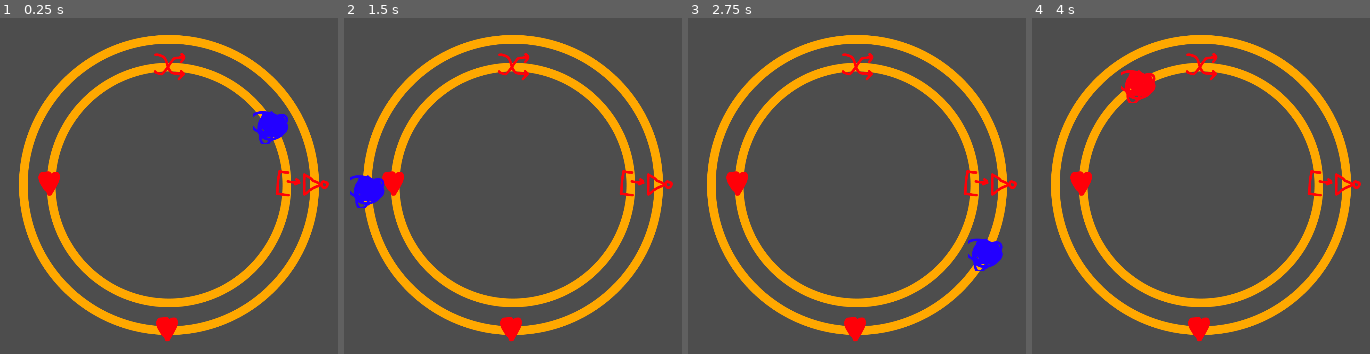
Above: before the commit, frames 1-4 (left to right).
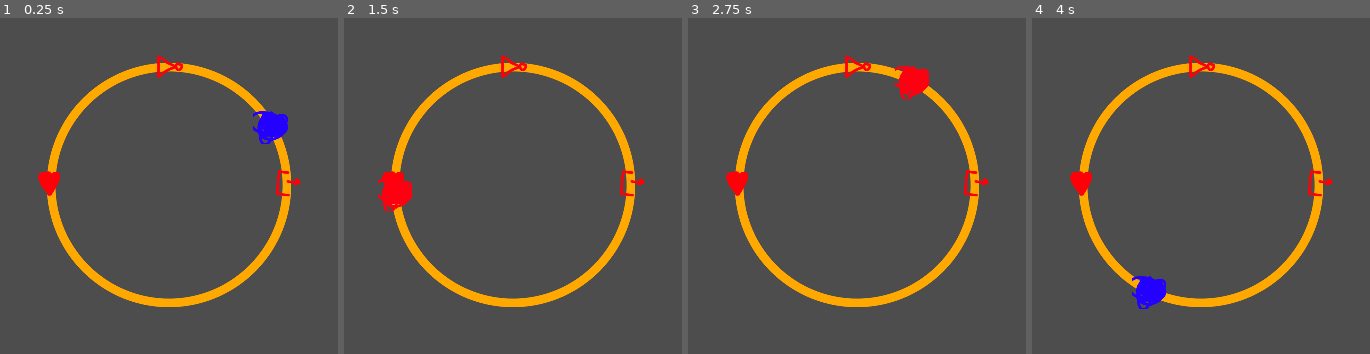
Above: after the commit, the same moments.

Repository: triangle-int/logi-charm
Game: Godot game, scene res://scenes/game.tscn
Same seed, same stepped clock (60 frames per second), same inputs: the game is played once before the commit and once after it.
Inputs (mouse positions are in pixels of both pictures, inside the frame that each line leads up to):
- Up to frame 1 (0.25 s): no input
- Up to frame 2 (1.5 s): move the mouse to (outside the picture) at 0.52 s; move the mouse to (354, 206) at 1.27 s
- Up to frame 3 (2.75 s): move the mouse to (938, 85) at 2.02 s
- Up to frame 4 (4 s): move the mouse to (1160, 273) at 2.77 s; move the mouse to (outside the picture) at 3.52 s

The runs differ from the first frame. In frame 1, 8.0% of the frame differs, in the area x 5-98%, y 5-97%; in frame 2, 9.0%; in frame 3, 9.2%; in frame 4, 9.4%.

Commit message:
"And" level

Diff:
--- a/scenes/game.tscn
+++ b/scenes/game.tscn
@@ -5,7 +5,7 @@
 [ext_resource type="PackedScene" uid="uid://b60ca387m477t" path="res://scenes/pointer.tscn" id="1_vpf3b"]
 [ext_resource type="Texture2D" uid="uid://c0248cft72o8a" path="res://sprites/rings/ring_2.png" id="2_68dsl"]
 [ext_resource type="Texture2D" uid="uid://dvr68x74iehxd" path="res://sprites/rings/ring_3.png" id="3_b6fgw"]
-[ext_resource type="PackedScene" uid="uid://c67v7icd6c5bf" path="res://scenes/levels/level_4.tscn" id="6_n82jx"]
+[ext_resource type="PackedScene" uid="uid://dg4tgewsq1sgl" path="res://scenes/levels/level_1.tscn" id="6_c5xlk"]
 
 [node name="Game" type="Node2D"]
 
@@ -22,6 +22,7 @@
 texture = ExtResource("3_b6fgw")
 
 [node name="Ring2" type="Sprite2D" parent="Center/Rings"]
+visible = false
 scale = Vector2(0.5, 0.5)
 texture = ExtResource("2_68dsl")
 
@@ -32,4 +33,4 @@
 
 [node name="Pointer" parent="Center" instance=ExtResource("1_vpf3b")]
 
-[node name="Level" parent="Center" instance=ExtResource("6_n82jx")]
+[node name="Level" parent="Center" instance=ExtResource("6_c5xlk")]
--- /dev/null
+++ b/scenes/levels/level_5.tscn
@@ -0,0 +1,35 @@
+[gd_scene load_steps=7 format=3 uid="uid://bh4b8f62lmwkd"]
+
+[ext_resource type="Script" path="res://scripts/level.gd" id="1_nqsay"]
+[ext_resource type="PackedScene" uid="uid://pumfprhltbaf" path="res://scenes/components/init_component.tscn" id="2_q8jex"]
+[ext_resource type="PackedScene" uid="uid://e33vqmafam83" path="res://scenes/components/swap_component.tscn" id="3_bsf21"]
+[ext_resource type="PackedScene" uid="uid://blp38uqok1hw2" path="res://scenes/components/and_component.tscn" id="3_yjn1v"]
+[ext_resource type="PackedScene" uid="uid://dtmhm8xn55o03" path="res://scenes/components/end_component.tscn" id="4_pw25l"]
+[ext_resource type="PackedScene" uid="uid://xjea3vckpfat" path="res://scenes/components/not_component.tscn" id="5_a1tyy"]
+
+[node name="Level" type="Node"]
+script = ExtResource("1_nqsay")
+
+[node name="InitComponent" parent="." instance=ExtResource("2_q8jex")]
+position = Vector2(169.75, 0)
+start_high = true
+
+[node name="NotComponent" parent="." instance=ExtResource("5_a1tyy")]
+position = Vector2(106, 88)
+attached_to = 1
+
+[node name="AndComponent" parent="." instance=ExtResource("3_yjn1v")]
+position = Vector2(106, 88)
+angle = 1.571
+width = 2
+
+[node name="SwapComponent" parent="." instance=ExtResource("3_bsf21")]
+position = Vector2(87, 114)
+angle = 3.142
+width = 2
+
+[node name="EndComponent" parent="." instance=ExtResource("4_pw25l")]
+position = Vector2(-110.956, 128.467)
+activation_seq = Array[bool]([false, true, true])
+angle = 4.712
+width = 2
